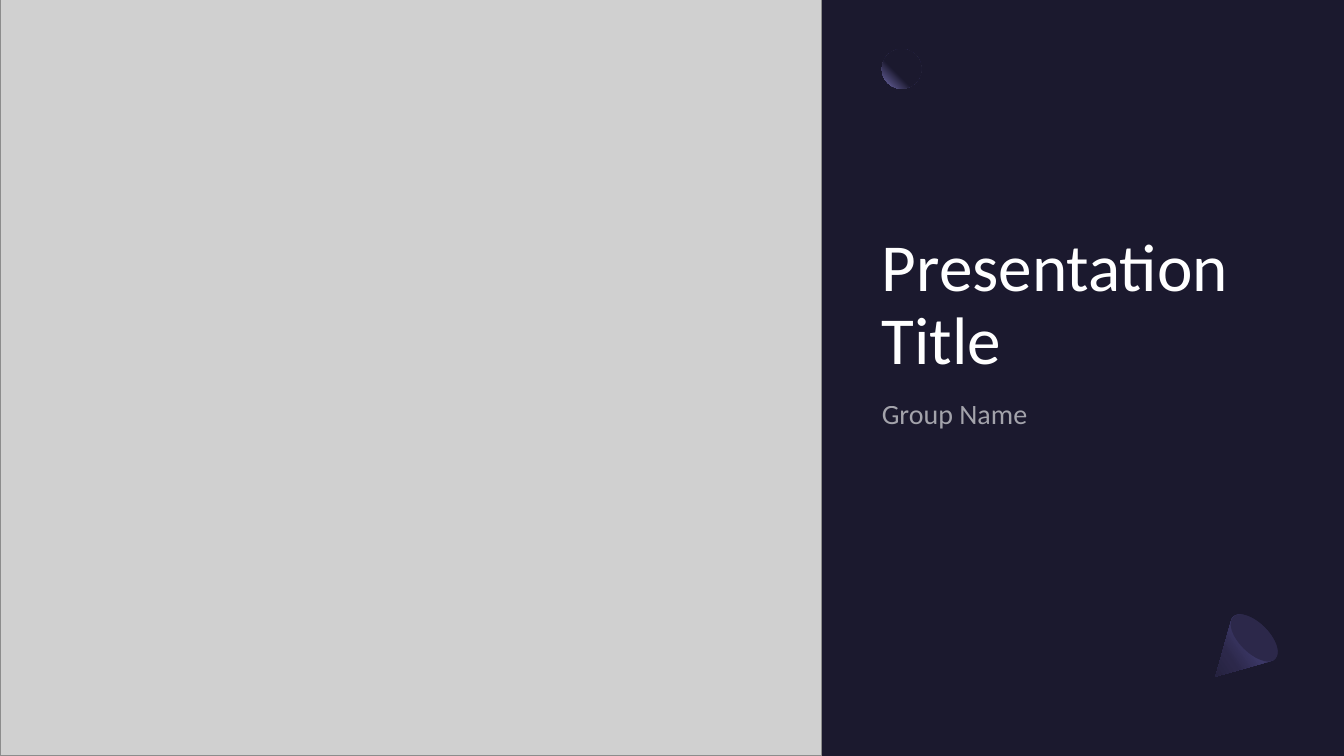
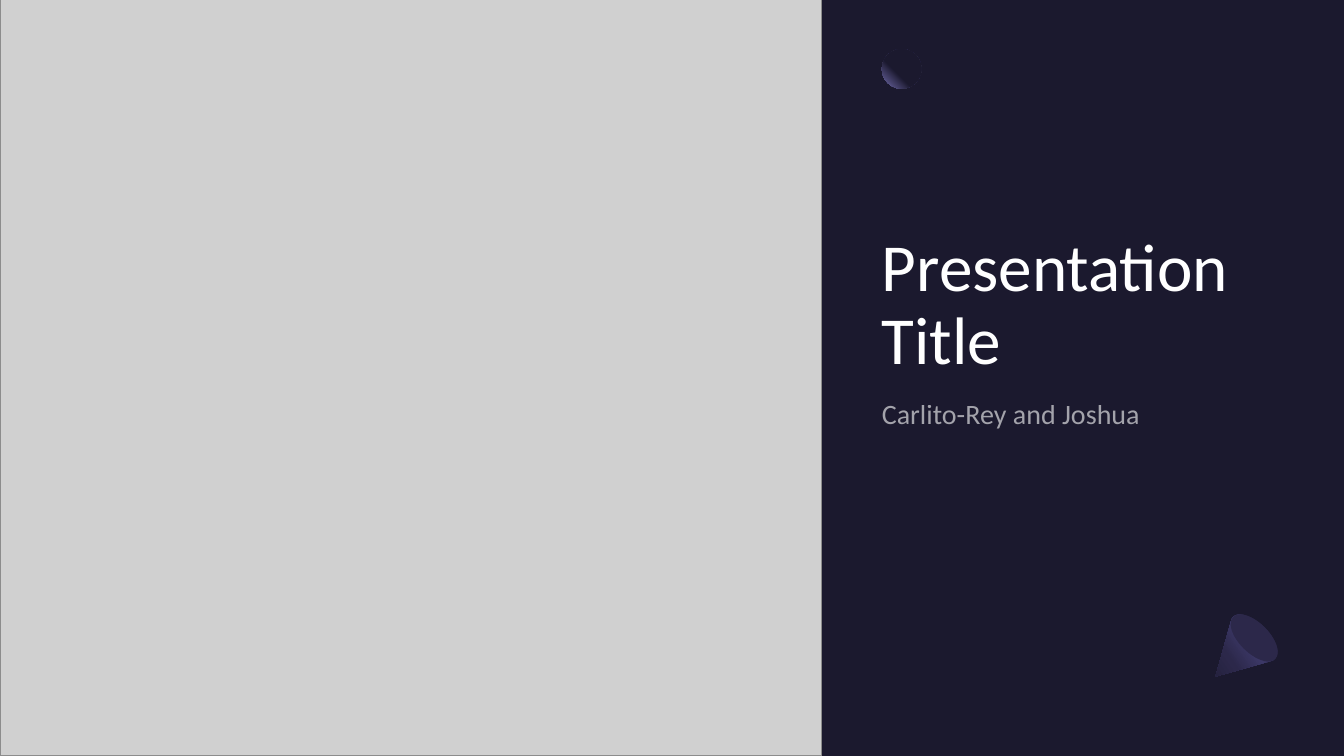
Before and after one commit to Digital-Tech-KKHS/10dtc-computer-hardware-cmaregele, a slide deck: slide 1 of Presentation Template.pptx. Drawn at 1344x756 pixels with LibreOffice and Linux fonts; fonts in the diff are those of the drawing; grey boxes stand for pictures. Boxes give left, top, right and bottom in pixels: in the first picture for what was removed or moved away, otherwise in the second. Text is boxed around its words. In the diff, an @@ line names an element or a change of style, - is before the commit and + after.

```diff
--- a/Presentation Template.pptx
+++ b/Presentation Template.pptx
@@ text at (882, 405, 1140, 429): text changed @@
-Group Name
+Carlito-Rey and Joshua
```
Also in this commit, not shown: 6 other slides changed, 1 slide added, 2 other files.
